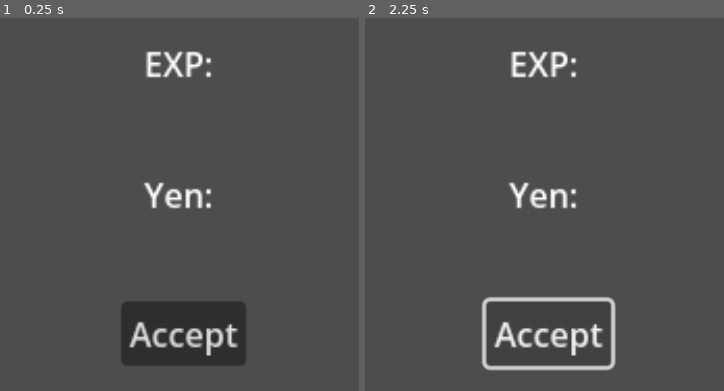
Above: before the commit, frames 1-2 (left to right).
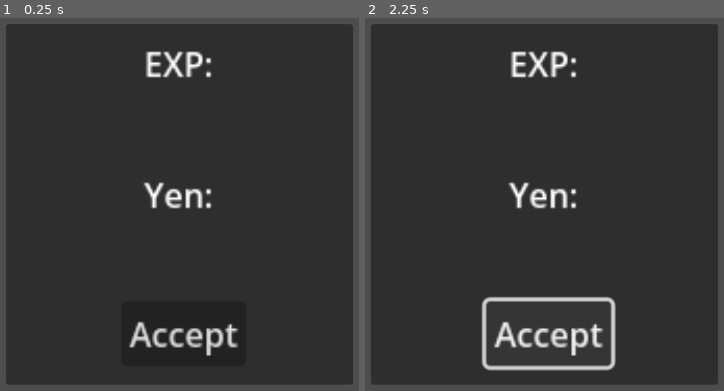
Above: after the commit, the same moments.

Repository: RaoulTheF00l/P5OOP
Game: Godot game, scene res://Scenes/battle_rewards.tscn
The game is run twice, just before and just after one commit, with the same random seed, the same clock (stepped at 60 frames per second) and the same inputs. This scene is started directly instead of the project's main scene.
Inputs:
- Up to frame 1 (0.25 s): no input
- Up to frame 2 (2.25 s): click "Accept" at 0.5 s; click "Accept" at 1.25 s; tap Enter at 2 s; hold Right (Right) from 2.03 s (still down)

The runs differ from the first frame. In frame 1, 86% of the frame differs, in the area x 1-99%, y 1-99%; in frame 2, 85%.

Commit message:
fixed messed up logic

Diff:
--- a/persona-style-sandbox/Scenes/battle_rewards.gd
+++ b/persona-style-sandbox/Scenes/battle_rewards.gd
@@ -1,4 +1,13 @@
 extends Control
+
+@onready var exp_label: Label = $Layout/expLabel
+@onready var yen_label: Label = $Layout/yenLabel
+@onready var accept_button: Button = $Layout/acceptButton
+
+var reward_exp: int = 30
+var reward_yen: int = 200
+
+
 
 
 # Called when the node enters the scene tree for the first time.
@@ -7,7 +16,20 @@
 
 
 func setup(exp: int, yen: int) -> void:
-	pass
+	reward_exp = exp
+	reward_yen = exp
+	update_ui()
+
+func update_ui() -> void:
+	exp_label.text = str(reward_exp)
+	yen_label.text = str(reward_yen)
 
 func _on_accept_pressed() -> void:
-	pass
+	PlayerStats.yen += reward_yen
+	PlayerStats.exp += reward_exp
+
+	print("Ren gained " + str(reward_exp) + " Exp!")
+	print("Ren gained " + str(reward_yen) + " Yen!")
+
+	print("Total Stats: " + str(PlayerStats.exp) + " EXP and " + str(PlayerStats.yen))
+	get_tree().change_scene_to_file("res://Scenes/leblanc.tscn")
--- a/persona-style-sandbox/Scenes/battle_rewards.tscn
+++ b/persona-style-sandbox/Scenes/battle_rewards.tscn
@@ -10,6 +10,20 @@
 grow_horizontal = 2
 grow_vertical = 2
 script = ExtResource("1_hxvo7")
+
+[node name="BGPanel" type="Panel" parent="." unique_id=547325403]
+layout_mode = 1
+anchors_preset = 8
+anchor_left = 0.5
+anchor_top = 0.5
+anchor_right = 0.5
+anchor_bottom = 0.5
+offset_left = -250.0
+offset_top = -250.0
+offset_right = 250.0
+offset_bottom = 270.0
+grow_horizontal = 2
+grow_vertical = 2
 
 [node name="Layout" type="VBoxContainer" parent="." unique_id=804248989]
 layout_mode = 1
--- a/persona-style-sandbox/Scripts/player.gd
+++ b/persona-style-sandbox/Scripts/player.gd
@@ -15,16 +15,13 @@
 	move_and_slide()
 
 
-@warning_ignore("unused_parameter")
 func on_interact_zone_entered(area: Area2D) -> void:
 	pass
 
 
-@warning_ignore("unused_parameter")
 func on_interact_zone_exit(area: Area2D) -> void:
 	pass
 
 
-@warning_ignore("unused_parameter")
 func _unhandled_input(event: InputEvent) -> void:
 	pass
